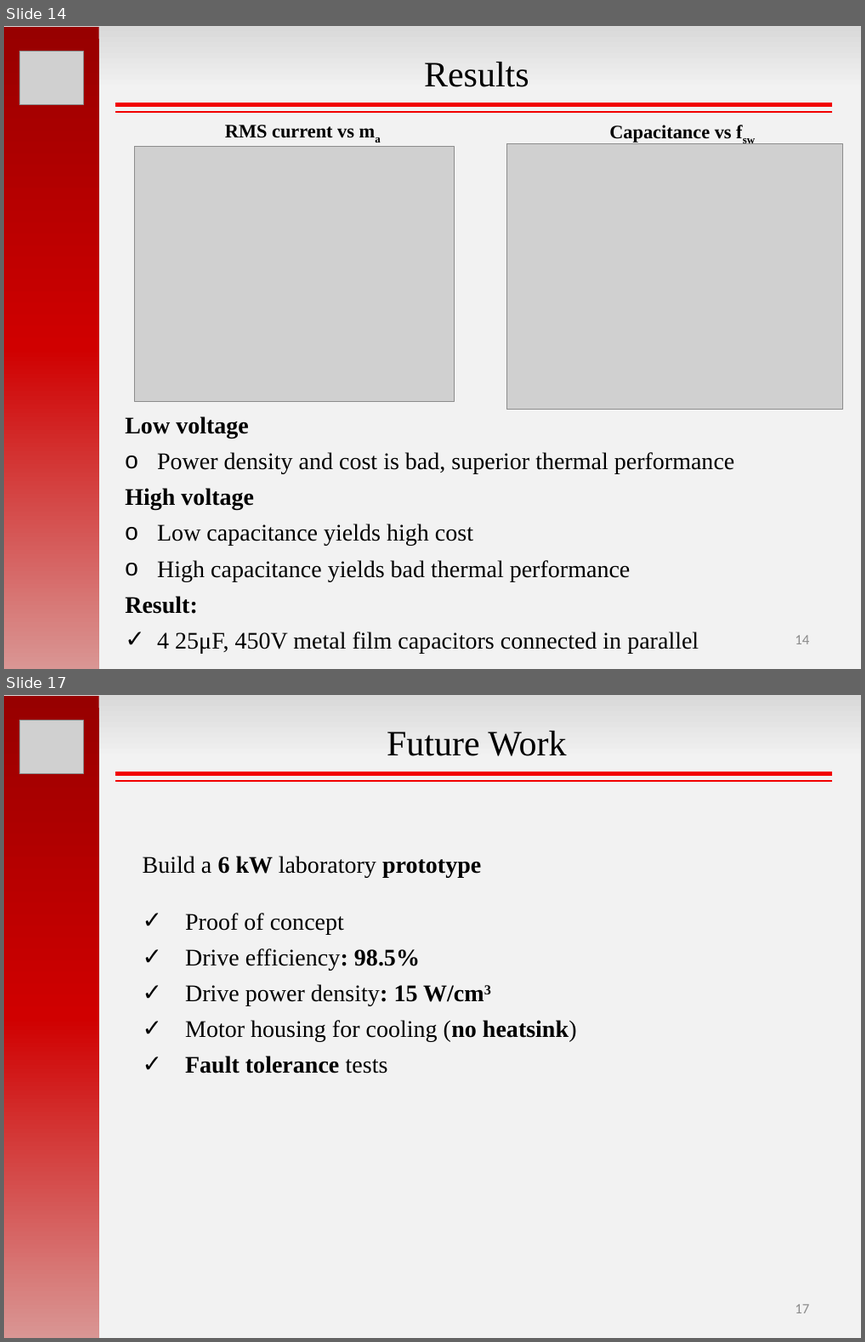
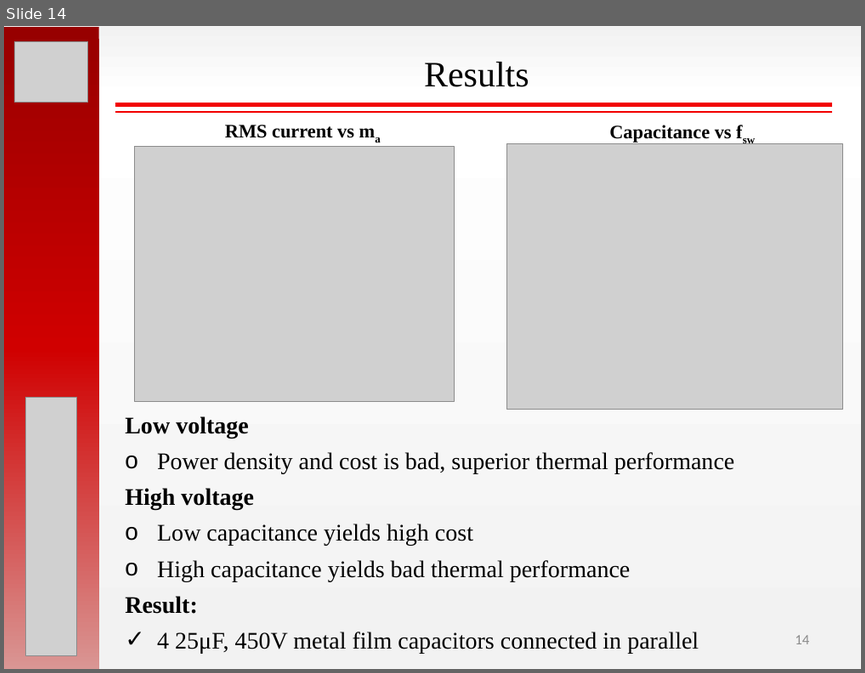
Before and after one commit to hakanpolat/IMMD, a slide deck: ISIE 2017/sunum/ISIE2017_OralPres_Mesut_Uğur.pptx. Shown one above the other, each under a label of ours: slides 14 and 17 before the commit, slide 14 after it; the slides between them are not shown. The pictures are 865x1342 and 865x673 pixels, drawn with LibreOffice and Linux fonts; fonts in the diff are those of the drawing; grey boxes stand for pictures. Boxes give left, top, right and bottom in pixels: in the first picture for what was removed or moved away, otherwise in the second. Text is boxed around its words. In the diff, an @@ line names an element or a change of style, - is before the commit and + after.

```diff
--- a/ISIE 2017/sunum/ISIE2017_OralPres_Mesut_Uğur.pptx
+++ b/ISIE 2017/sunum/ISIE2017_OralPres_Mesut_Uğur.pptx
@@ slide 17 removed at <box>4,695,861,1338</box>, background gradient #D9D9D9 to #F2F2F2 @@
@@ rectangle removed at <box>4,696,99,1338</box> @@
@@ picture removed at <box>19,720,84,773</box> @@
@@ text removed at <box>386,731,566,756</box> @@
-Future Work
@@ line removed from (115, 774) to (833, 774) @@
@@ line removed from (115, 781) to (833, 781) @@
@@ text removed at <box>143,856,577,1073</box> @@
-Build a 6 kW laboratory prototype
-✓ Proof of concept
-✓ Drive efficiency: 98.5%
-✓ Drive power density: 15 W/cm3
-✓ Motor housing for cooling (no heatsink)
-✓ Fault tolerance tests
@@ page number removed at <box>794,1304,809,1313</box> @@
-17
@@ slide 14 changed as well @@
@@ background gradient #D9D9D9 to #F2F2F2 to gradient #F2F2F2 to #FFFFFF @@
@@ picture: place and size @@
-picture at <box>19,51,84,104</box>
+picture at <box>15,41,88,102</box>
@@ picture added at <box>25,397,77,656</box> @@
```
Also in this commit, not shown: 14 other slides changed, 2 slides added, 4 other slides removed.
